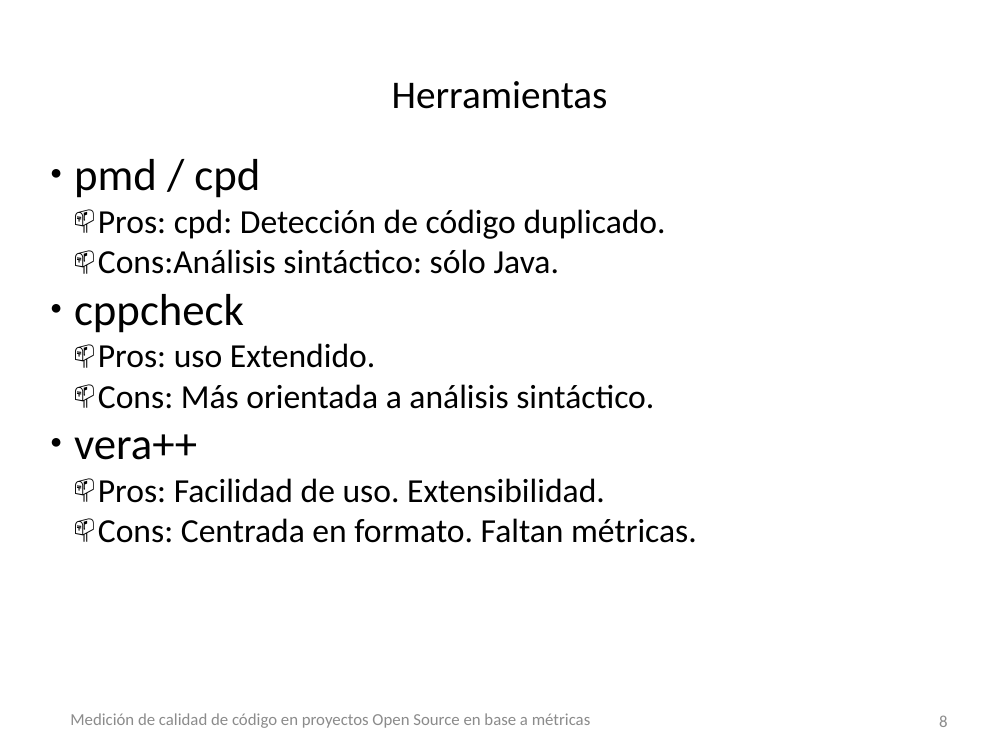
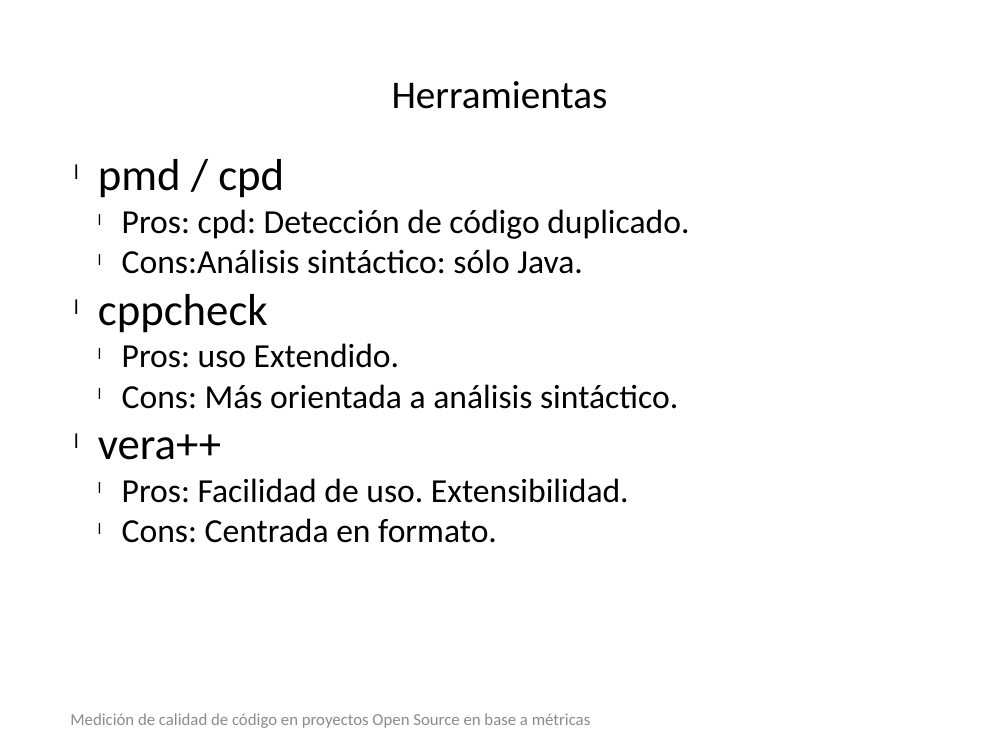
Before and after one commit to sarroutbi/TFE, a slide deck: slide 8 of final_project/presentation/presentation.pptx. Drawn at 1008x756 pixels with LibreOffice and Linux fonts; fonts in the diff are those of the drawing; background and template pictures are left out. Boxes give left, top, right and bottom in pixels: in the first picture for what was removed or moved away, otherwise in the second. Text is boxed around its words. In the diff, an @@ line names an element or a change of style, - is before the commit and + after.

```diff
--- a/final_project/presentation/presentation.pptx
+++ b/final_project/presentation/presentation.pptx
@@ text at [98,159,689,503]: bullet ● to l; list level 1 to 2 in "pmd / cpd"; bullet 📫 to l; list level 2 to 3 in "Pros: cpd: Detección de código ..."; list level 2 to 3 in "Cons:Análisis sintáctico: sólo Java."; list level 1 to 2 in "cppcheck"; list level 2 to 3 in "Pros: uso Extendido."; list level 2 to 3 in "Cons: Más orientada a análisis ..."; list level 1 to 2 in "vera++"; list level 2 to 3 in "Pros: Facilidad de uso. Extensibilidad." @@
@@ text at [122,518,497,543]: text changed @@
-  📫 Cons: Centrada en formato. Faltan métricas.
+    l Cons: Centrada en formato.
@@ page number removed at [939,715,947,727] @@
-8
```
Also in this commit, not shown: 12 other slides changed, 3 slides added.
